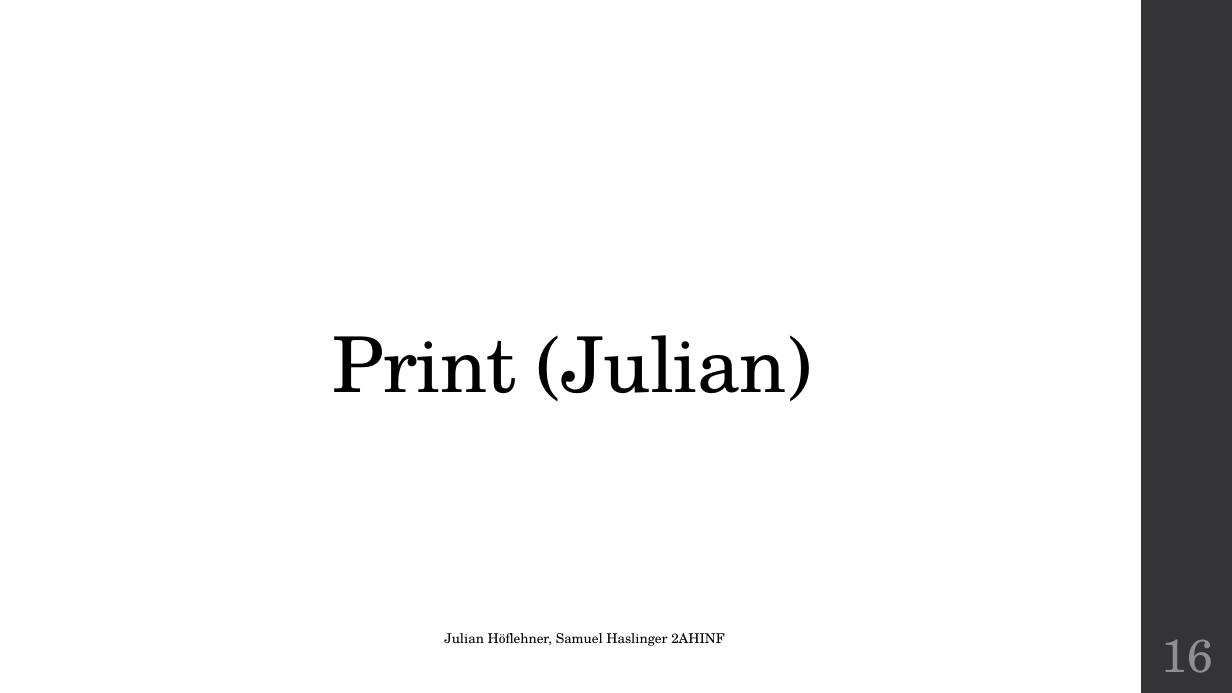
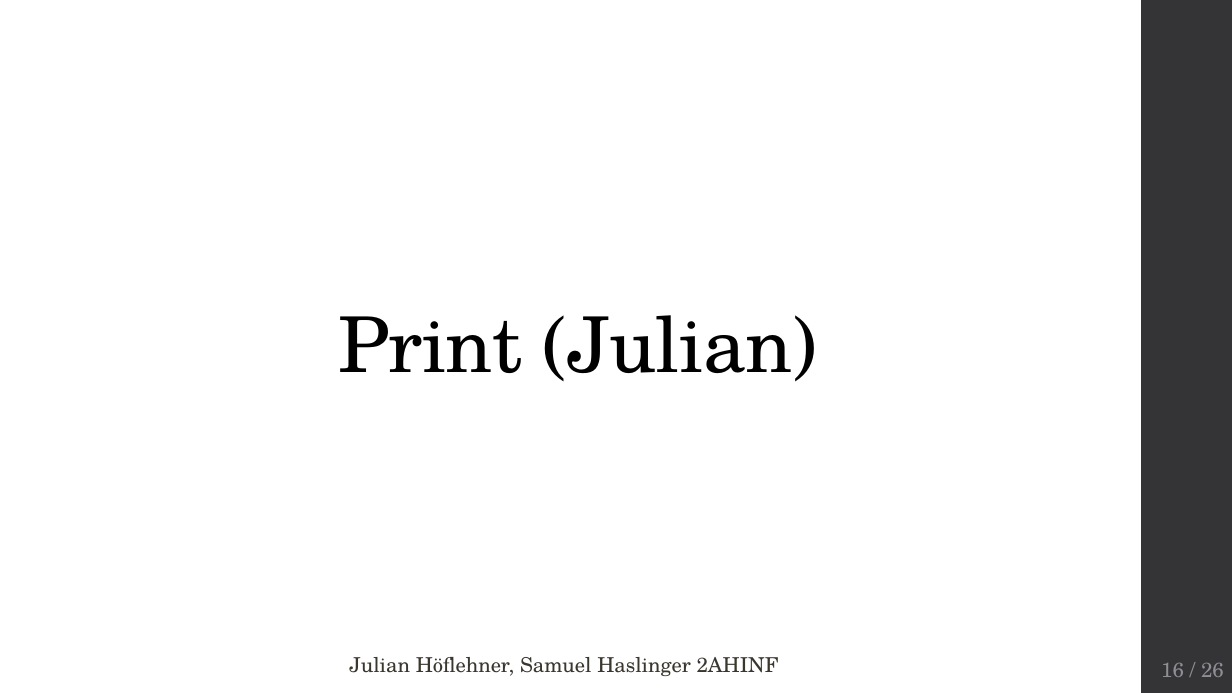
Before and after one commit to Wutze0/Mensch_Aergere_Dich_Nicht, a slide deck: slide 16 of MenschAergereDichNicht.pptx. Drawn at 1232x693 pixels with LibreOffice and Linux fonts; fonts in the diff are those of the drawing. Boxes give left, top, right and bottom in pixels: in the first picture for what was removed or moved away, otherwise in the second. Text is boxed around its words. In the diff, an @@ line names an element or a change of style, - is before the commit and + after.

```diff
--- a/MenschAergereDichNicht.pptx
+++ b/MenschAergereDichNicht.pptx
@@ text "Print (Julian)": place and size @@
-text "Print (Julian)" at box(332, 335, 812, 401)
+text "Print (Julian)" at box(338, 315, 817, 381)
@@ text "Julian Höflehner, Samuel Haslinger 2AHINF": place and size @@
-text "Julian Höflehner, Samuel Haslinger 2AHINF" at box(444, 633, 725, 646)
+text "Julian Höflehner, Samuel Haslinger 2AHINF" at box(349, 657, 779, 676)
@@ text "Julian Höflehner, Samuel Haslinger 2AHINF" at box(349, 657, 779, 676): size 10.5 to 16 pt, text colour #000000 to #3A372F @@
@@ page number removed at box(1162, 639, 1213, 673) @@
-16
@@ page number added at box(1161, 663, 1224, 677), 16 pt, text #8E8E94 @@
+16 / 26
```
Also in this commit, not shown: 20 other slides changed, 5 slides added, 7 slides removed, 3 other files.
